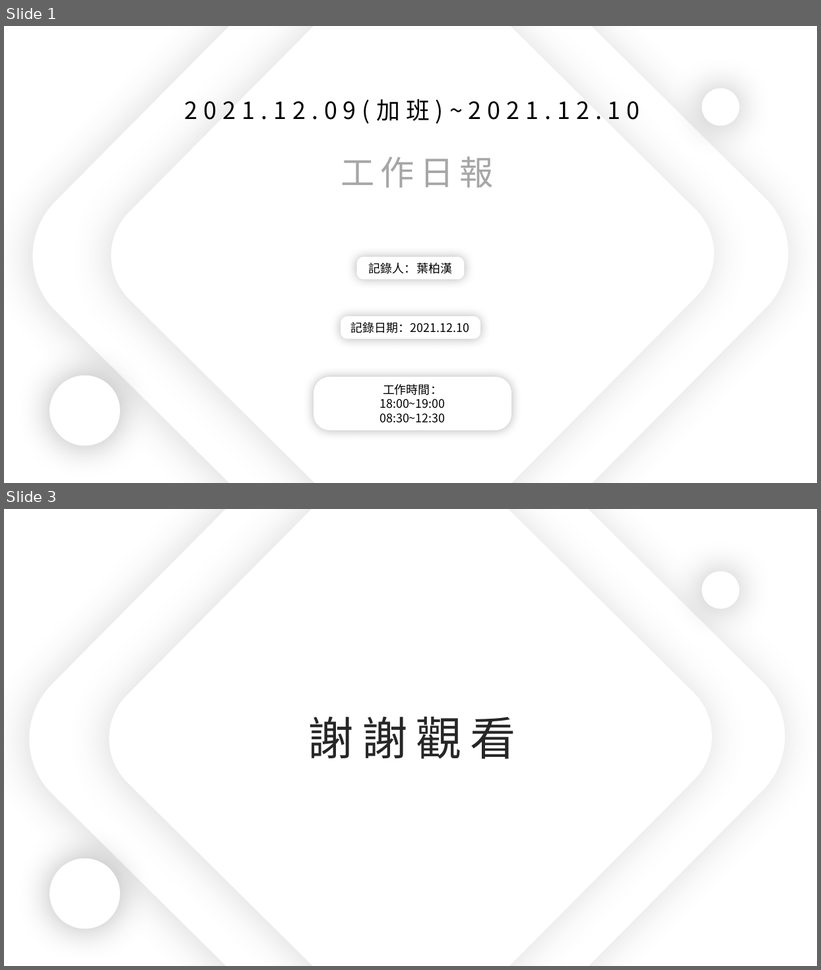
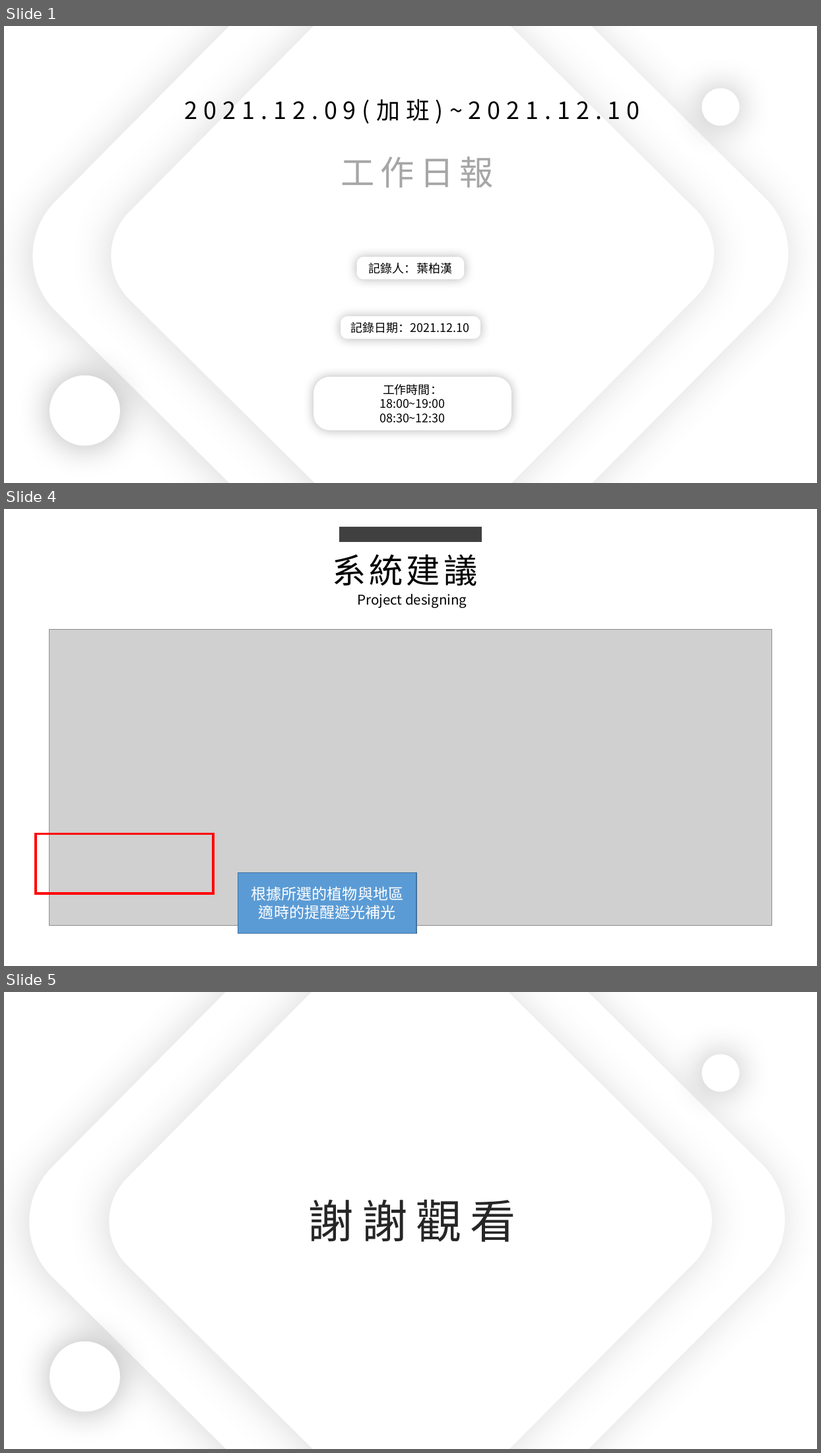
Before and after one commit to ZheHong1021/ExcelSystem, a slide deck: 工作日報_葉柏漢/2021.12/2021.12.09(加班)_2021.12.10工作日報_葉柏漢.pptx. Shown one above the other, each under a label of ours: slides 1 and 3 before the commit, slides 1, 4 and 5 after it; the slides between them are not shown. The pictures are 821x970 and 821x1453 pixels, drawn with LibreOffice and Linux fonts; fonts in the diff are those of the drawing; grey boxes stand for pictures. Boxes give left, top, right and bottom in pixels: in the first picture for what was removed or moved away, otherwise in the second. Text is boxed around its words. In the diff, an @@ line names an element or a change of style, - is before the commit and + after.

```diff
--- a/工作日報_葉柏漢/2021.12/2021.12.09(加班)_2021.12.10工作日報_葉柏漢.pptx
+++ b/工作日報_葉柏漢/2021.12/2021.12.09(加班)_2021.12.10工作日報_葉柏漢.pptx
@@ slide 4 added at [4, 509, 817, 966], background #FFFFFF @@
@@ rectangle added at [339, 527, 482, 542], fill #404040 @@
@@ text added at [332, 555, 477, 586], 40 pt, text #000000 @@
+系統建議
@@ text added at [358, 593, 467, 608], 16 pt, text #000000 @@
+Project designing
@@ picture added at [49, 629, 772, 926] @@
@@ rectangle added at [36, 834, 214, 894], outline #FF0000 3 pt @@
@@ rectangle added at [238, 873, 416, 933], fill #5B9BD5, outline #43739E 1 pt, 18 pt, text #FFFFFF @@
+根據所選的植物與地區
+適時的提醒遮光補光
@@ what was slide 3 is now slide 5 @@
```
Also in this commit, not shown: 1 slide changed, 1 other slide added, 1 other file.
